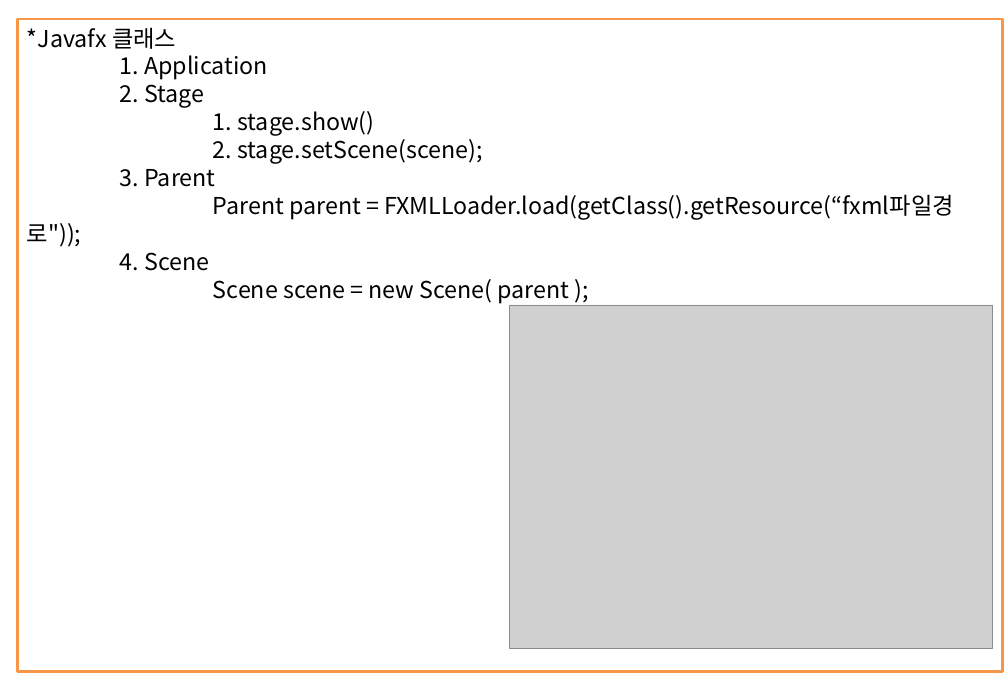
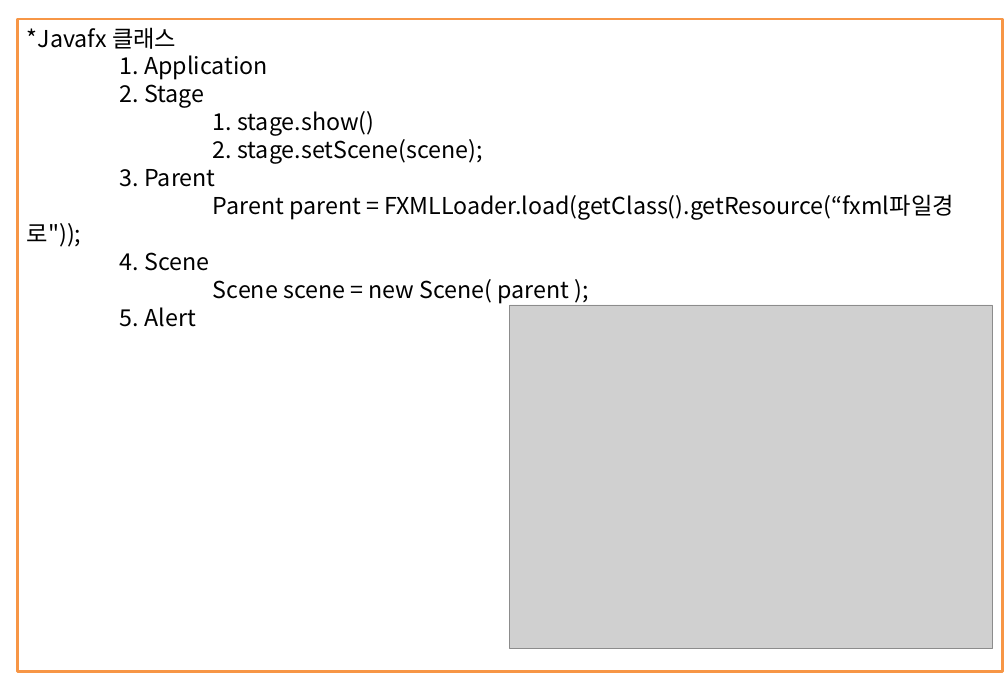
Before and after one commit to itdanja/web_ezen_1, a slide deck: slide 34 of java1/src/정리함/JAVA정리.pptx. Drawn at 1008x698 pixels with LibreOffice and Linux fonts; fonts in the diff are those of the drawing; grey boxes stand for pictures. Boxes give left, top, right and bottom in pixels: in the first picture for what was removed or moved away, otherwise in the second. Text is boxed around its words. In the diff, an @@ line names an element or a change of style, - is before the commit and + after.

```diff
--- a/java1/src/정리함/JAVA정리.pptx
+++ b/java1/src/정리함/JAVA정리.pptx
@@ text in rectangle at [120, 307, 195, 327]: paragraph added @@
+5. Alert
```
Also in this commit, not shown: 1 other slide changed, 4 other files.
